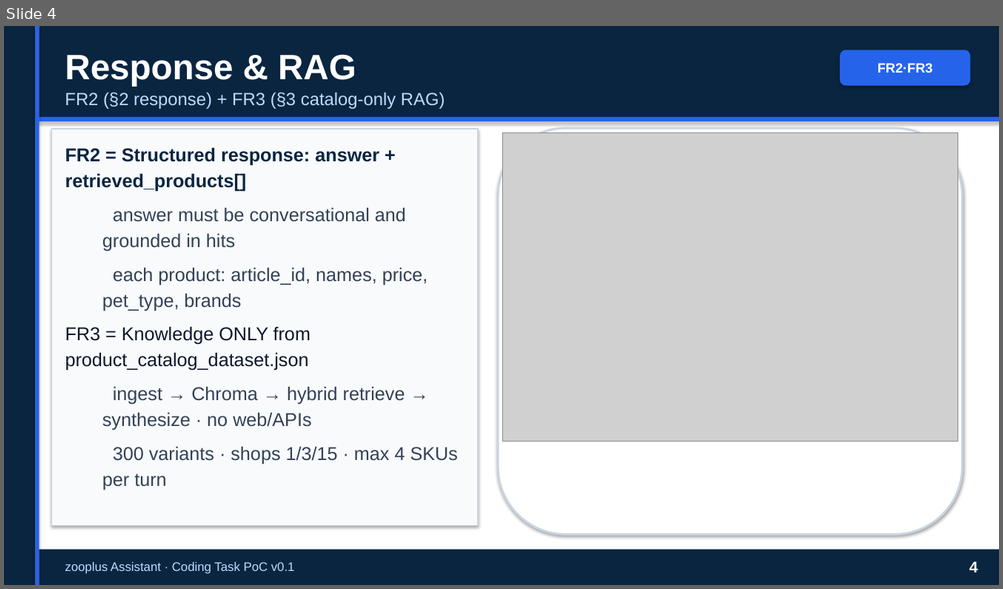
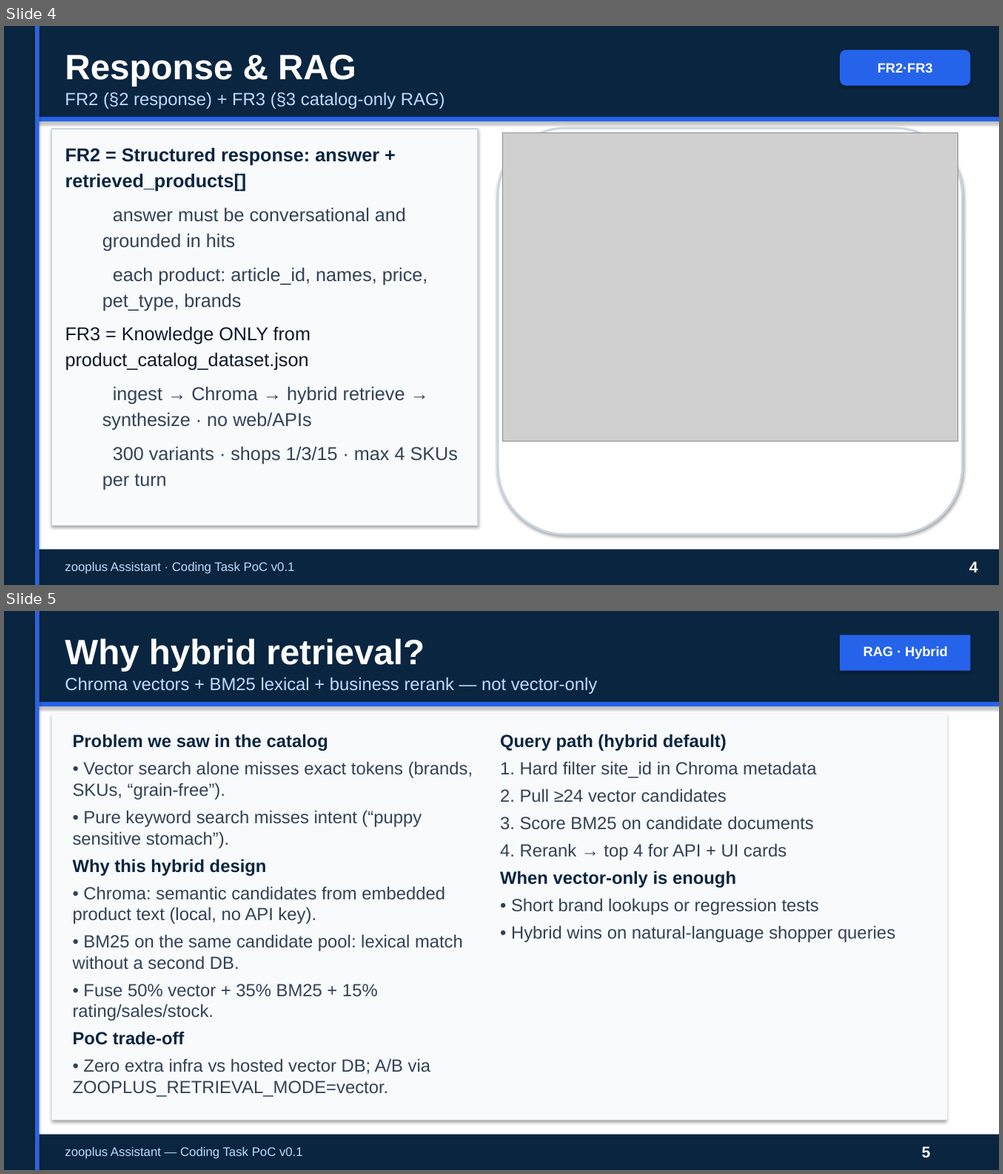
Before and after one commit to peluzzza/PoCAssistantZooplus, a slide deck: docs/deliverables/v0.1/zooplus-assistant-interview-15min-pro.pptx. Shown one above the other, each under a label of ours: slide 4 before the commit, slides 4 and 5 after it. The pictures are 1003x589 and 1003x1174 pixels, drawn with LibreOffice and Linux fonts; fonts in the diff are those of the drawing; grey boxes stand for pictures. Boxes give left, top, right and bottom in pixels: in the first picture for what was removed or moved away, otherwise in the second. Text is boxed around its words. In the diff, an @@ line names an element or a change of style, - is before the commit and + after.

```diff
--- a/docs/deliverables/v0.1/zooplus-assistant-interview-15min-pro.pptx
+++ b/docs/deliverables/v0.1/zooplus-assistant-interview-15min-pro.pptx
@@ slide 5 added at <box>4,611,999,1170</box>, background #FFFFFF @@
@@ rectangle added at <box>4,611,35,1170</box>, fill #0A2540 @@
@@ rectangle added at <box>35,611,39,1170</box>, fill #2563EB @@
@@ rectangle added at <box>39,611,999,1170</box>, fill #FFFFFF @@
@@ rectangle added at <box>39,611,999,702</box>, fill #0A2540 @@
@@ text added at <box>65,638,424,672</box>, 34 pt, text #FFFFFF, bold @@
+Why hybrid retrieval?
@@ rectangle added at <box>839,635,970,671</box>, fill #2563EB @@
@@ text added at <box>863,646,948,659</box>, 13 pt, text #FFFFFF, bold @@
+RAG · Hybrid
@@ text added at <box>65,677,597,694</box>, 17 pt, text #BFDBFE @@
+Chroma vectors + BM25 lexical + business rerank — not vector-only
@@ rectangle added at <box>39,702,999,706</box>, fill #2563EB @@
@@ rectangle added at <box>52,714,947,1121</box>, fill #F8FAFC @@
@@ text added at <box>73,734,472,1097</box>, 17 pt, text #334155 @@
+Problem we saw in the catalog
+• Vector search alone misses exact tokens (brands, SKUs, “grain-free”).
+• Pure keyword search misses intent (“puppy sensitive stomach”).
+Why this hybrid design
+• Chroma: semantic candidates from embedded product text (local, no API key).
+• BM25 on the same candidate pool: lexical match without a second DB.
+• Fuse 50% vector + 35% BM25 + 15% rating/sales/stock.
+PoC trade-off
+• Zero extra infra vs hosted vector DB; A/B via ZOOPLUS_RETRIEVAL_MODE=vector.
@@ text added at <box>500,734,895,943</box>, 17 pt, text #334155 @@
+Query path (hybrid default)
+1. Hard filter site_id in Chroma metadata
+2. Pull ≥24 vector candidates
+3. Score BM25 on candidate documents
+4. Rerank → top 4 for API + UI cards
+When vector-only is enough
+• Short brand lookups or regression tests
+• Hybrid wins on natural-language shopper queries
@@ rectangle added at <box>39,1135,999,1170</box>, fill #0A2540 @@
@@ text added at <box>65,1147,303,1159</box>, 12 pt, text #BFDBFE @@
+zooplus Assistant — Coding Task PoC v0.1
@@ text added at <box>922,1147,930,1159</box>, 15 pt, text #FFFFFF, bold @@
+5
```
Also in this commit, not shown: 7 slides changed, 1 other slide added, 3 other files.
